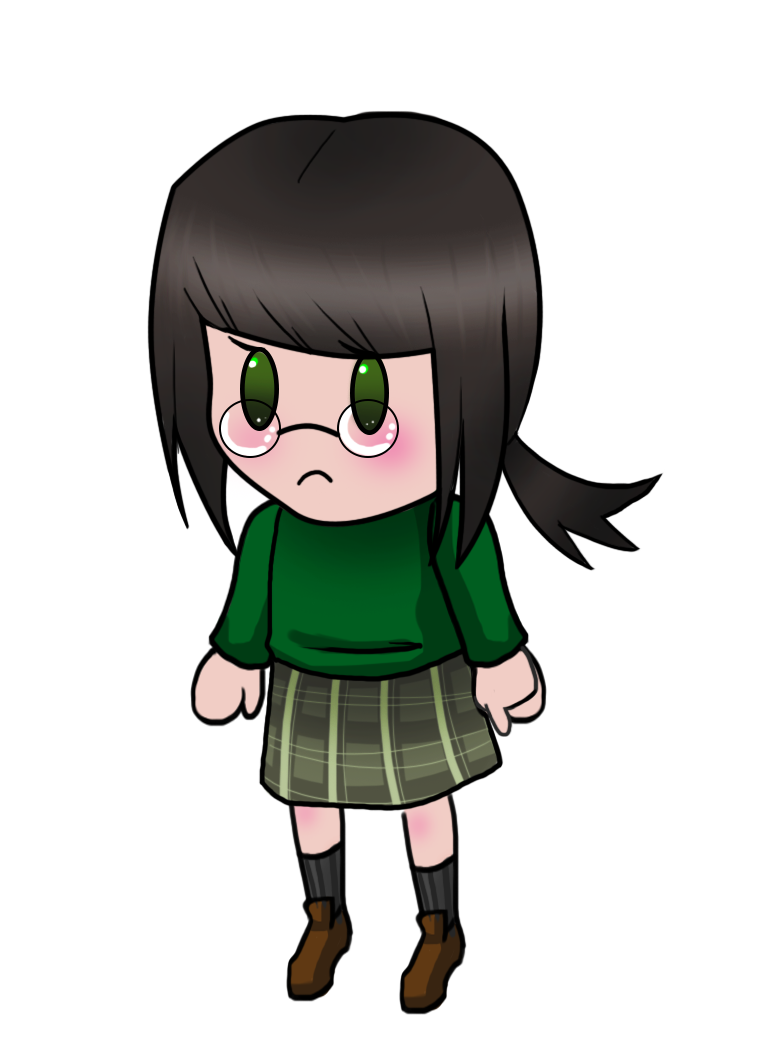
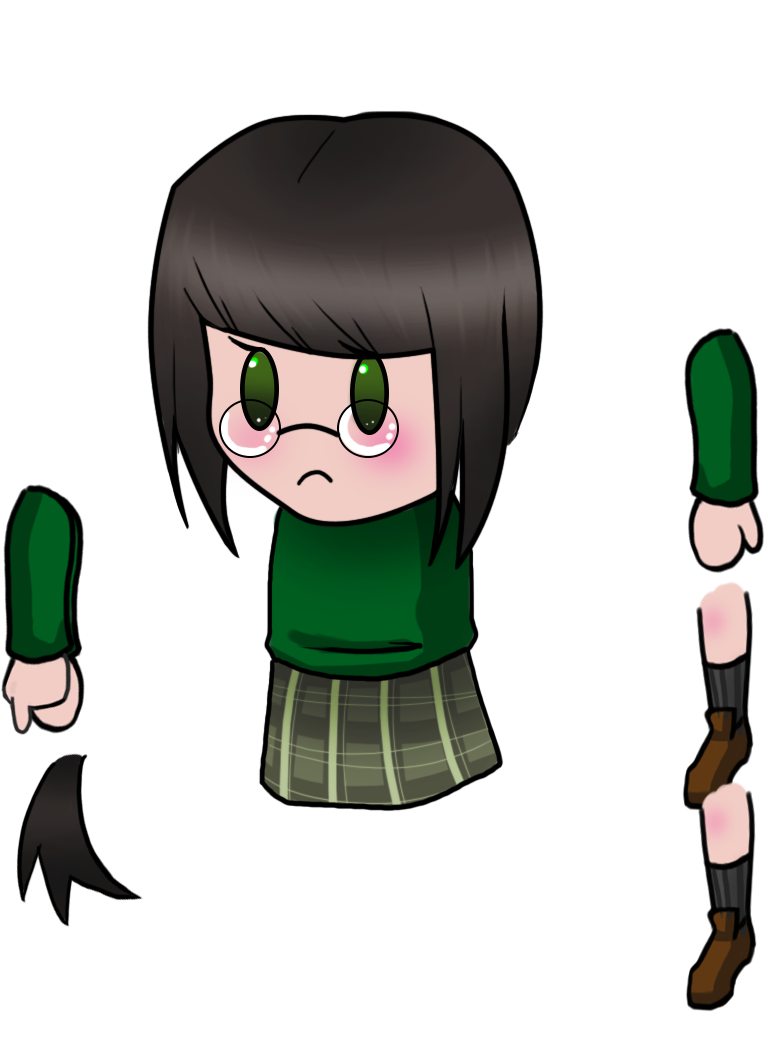
Layer changes from the first 768 × 1053 image to the second:
added layer "head" above "larm_finger" over [left=232, top=430, right=544, bottom=571]
added layer "larm_finger" above "larm" over [left=1, top=484, right=77, bottom=735]
added layer "larm" above "ponytail" over [left=8, top=488, right=85, bottom=735]
added layer "ponytail" above "body" over [left=16, top=753, right=144, bottom=927]
added layer "body" above "Lleg copy" over [left=258, top=474, right=504, bottom=812]
added layer "Lleg copy" above "Lleg" over [left=685, top=780, right=757, bottom=1012]
added layer "Lleg" above "rarm" over [left=682, top=581, right=754, bottom=812]
added layer "rarm" above "layers" over [left=684, top=327, right=765, bottom=574]
renamed "head" to "head copy", moved it into group "layers" over [left=232, top=430, right=544, bottom=571]
renamed "larm_finger" to "larm_finger copy", hid the group it (2 layers), moved it into group "layers" over [left=426, top=493, right=540, bottom=737]
renamed "larm" to "larm copy", moved it into group "layers" over [left=426, top=493, right=548, bottom=725]
renamed "ponytail" to "ponytail copy", moved it into group "layers" over [left=499, top=430, right=664, bottom=572]
renamed "body" to "body copy", moved it into group "layers" over [left=258, top=474, right=504, bottom=812]
renamed "Lleg copy" to "Lleg copy 3", moved it into group "layers" over [left=286, top=799, right=354, bottom=1002]
renamed "Lleg" to "Lleg copy 2", moved it into group "layers" over [left=399, top=793, right=467, bottom=1015]
renamed "rarm" to "rarm copy", moved it into group "layers" over [left=190, top=499, right=281, bottom=727]
